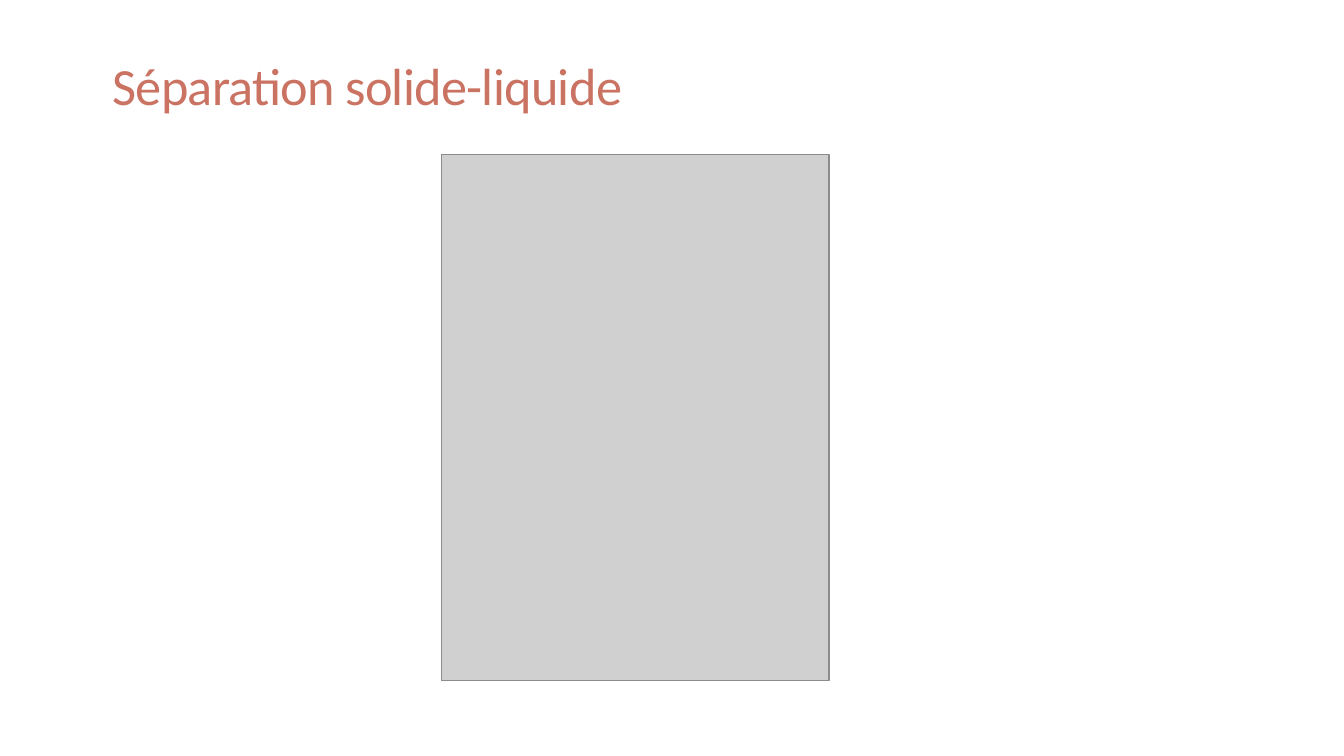
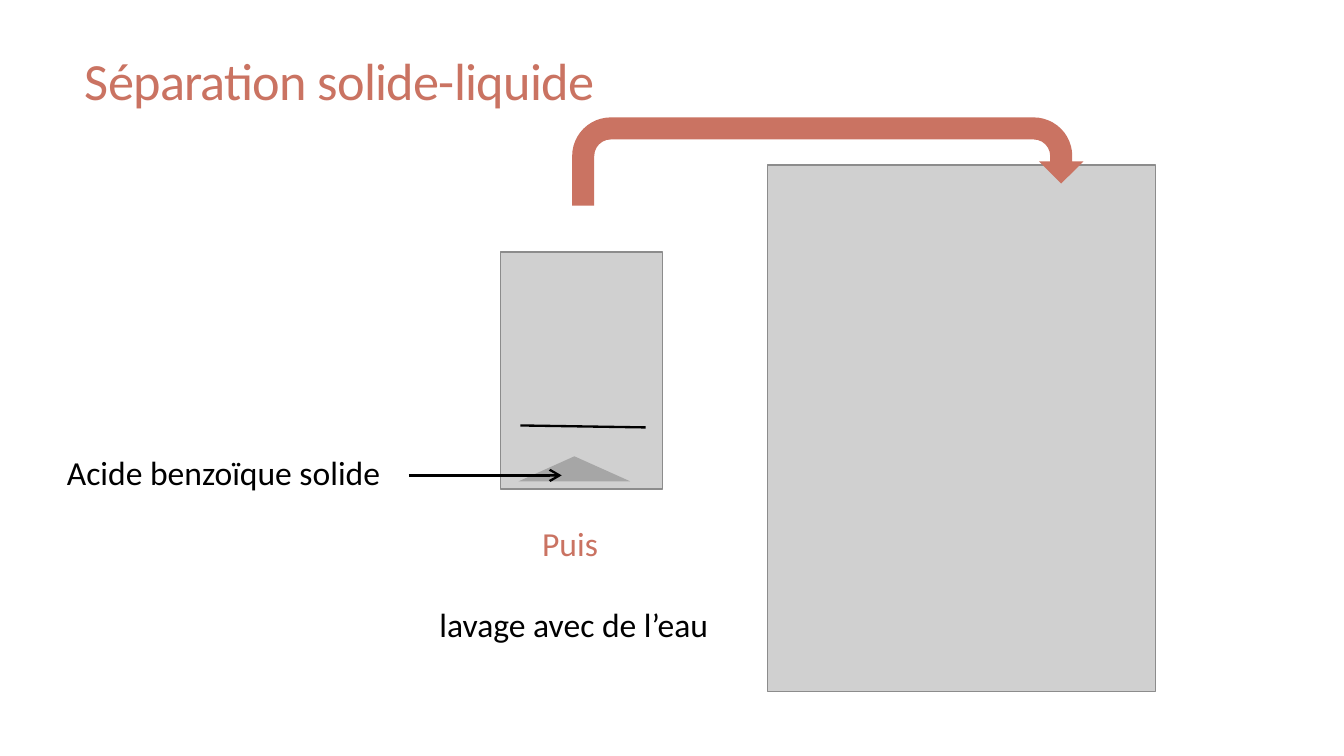
Before and after one commit to ChaponPhys/Agregation, a slide deck: slide 10 of Leçon chimie/LC 1/LC1-Pres-Séparation, purification contrpole de pureté.pptx (slide 9 before the commit). Drawn at 1344x756 pixels with LibreOffice and Linux fonts; fonts in the diff are those of the drawing; grey boxes stand for pictures. Boxes give left, top, right and bottom in pixels: in the first picture for what was removed or moved away, otherwise in the second. Text is boxed around its words. In the diff, an @@ line names an element or a change of style, - is before the commit and + after.

```diff
--- a/Leçon chimie/LC 1/LC1-Pres-Séparation, purification contrpole de pureté.pptx
+++ b/Leçon chimie/LC 1/LC1-Pres-Séparation, purification contrpole de pureté.pptx
@@ title "Séparation solide-liquide": place and size @@
-title "Séparation solide-liquide" at (113, 68, 622, 114)
+title "Séparation solide-liquide" at (85, 63, 594, 109)
@@ uturn arrow added at (573, 117, 1083, 206), fill #CA7362 @@
@@ picture: place and size @@
-picture at (441, 155, 829, 681)
+picture at (767, 165, 1156, 692)
@@ picture added at (500, 253, 663, 489) @@
@@ line added from (520, 426) to (645, 427), #000000 1.25 pt @@
@@ text added at (67, 461, 380, 491), 18 pt, text #000000 @@
+Acide benzoïque solide
@@ arrow added from (409, 476) to (562, 476), #000000 1.25 pt @@
@@ triangle added at (519, 457, 630, 482), fill #A6A6A6 @@
@@ text added at (439, 533, 708, 643), 18 pt, text #000000 @@
+Puis
+lavage avec de l’eau
```
Also in this commit, not shown: 4 other slides changed, 4 slides added, 39 other files.
